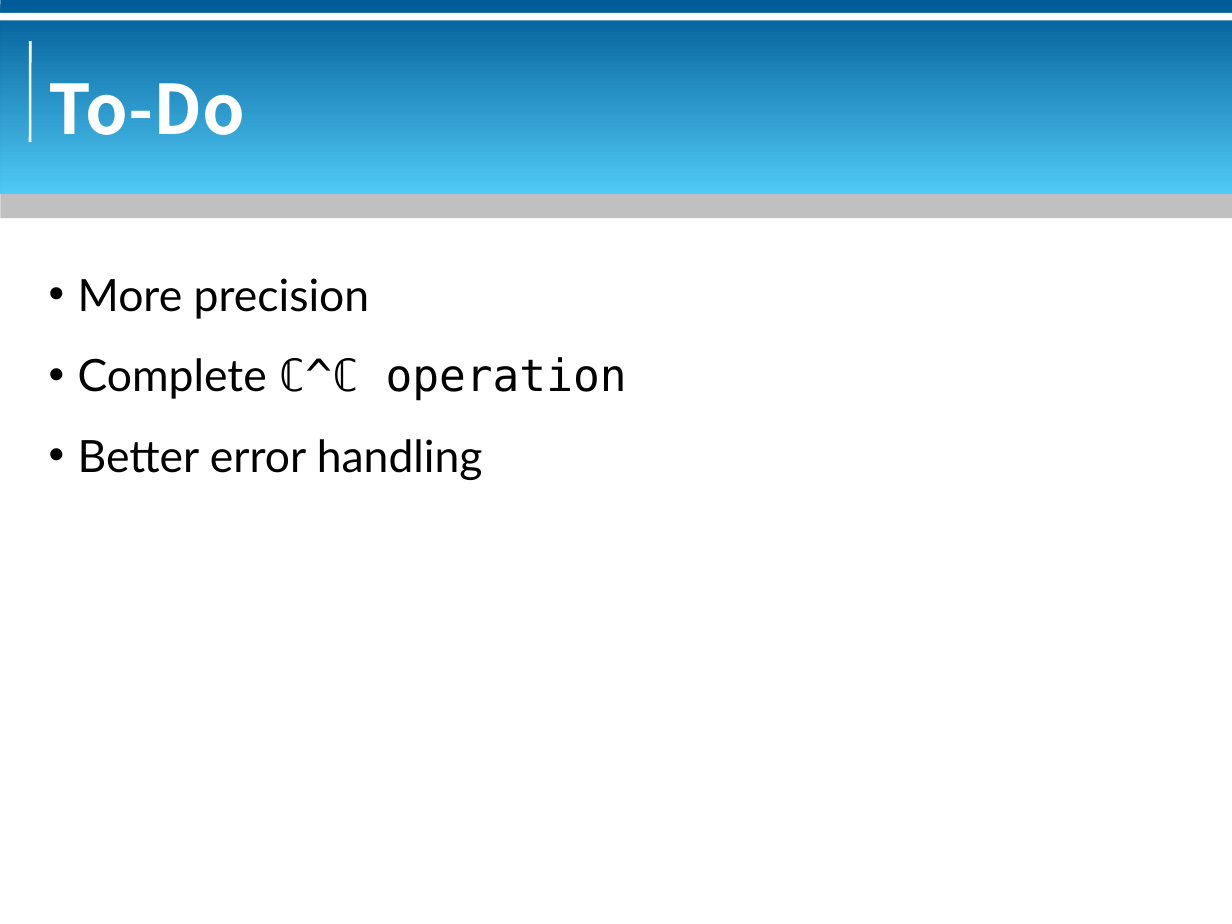
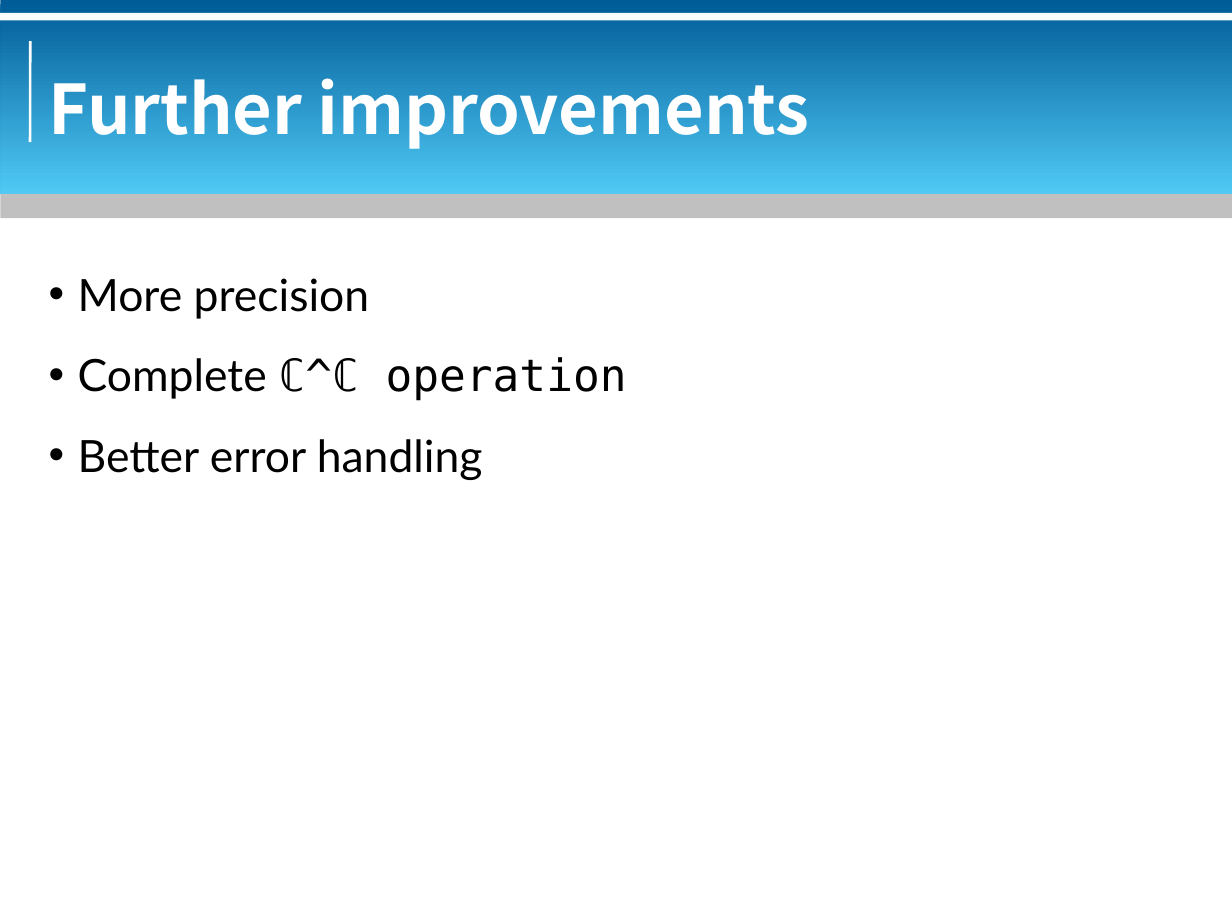
Before and after one commit to bluebat/.presentations, a slide deck: slide 7 of a-command-line-calculator-in-pure-bash.odp. Drawn at 1232x924 pixels with LibreOffice and Linux fonts; fonts in the diff are those of the drawing; background and template pictures are left out. Boxes give left, top, right and bottom in pixels: in the first picture for what was removed or moved away, otherwise in the second. Text is boxed around its words. In the diff, an @@ line names an element or a change of style, - is before the commit and + after.

```diff
--- a/a-command-line-calculator-in-pure-bash.odp
+++ b/a-command-line-calculator-in-pure-bash.odp
@@ title at [49, 78, 810, 149]: text changed @@
-To-Do
+Further improvements
```
Also in this commit, not shown: 1 other slide changed, 1 slide added, 1 slide removed, 1 other file.
